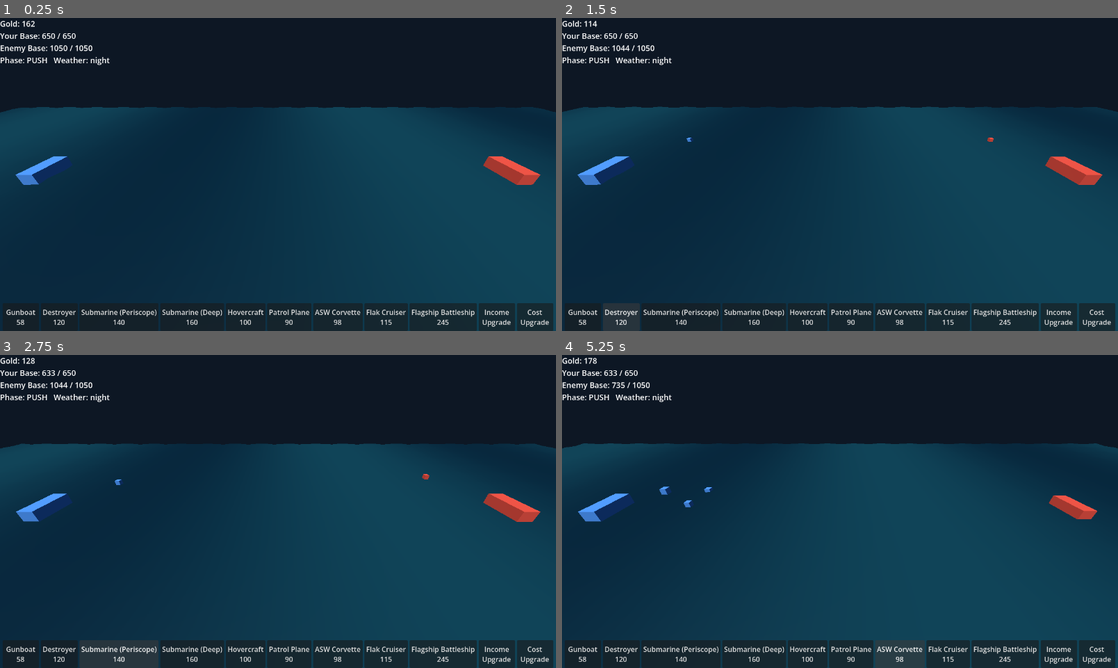
Above: before the commit, frames 1-4 (two rows, left to right).
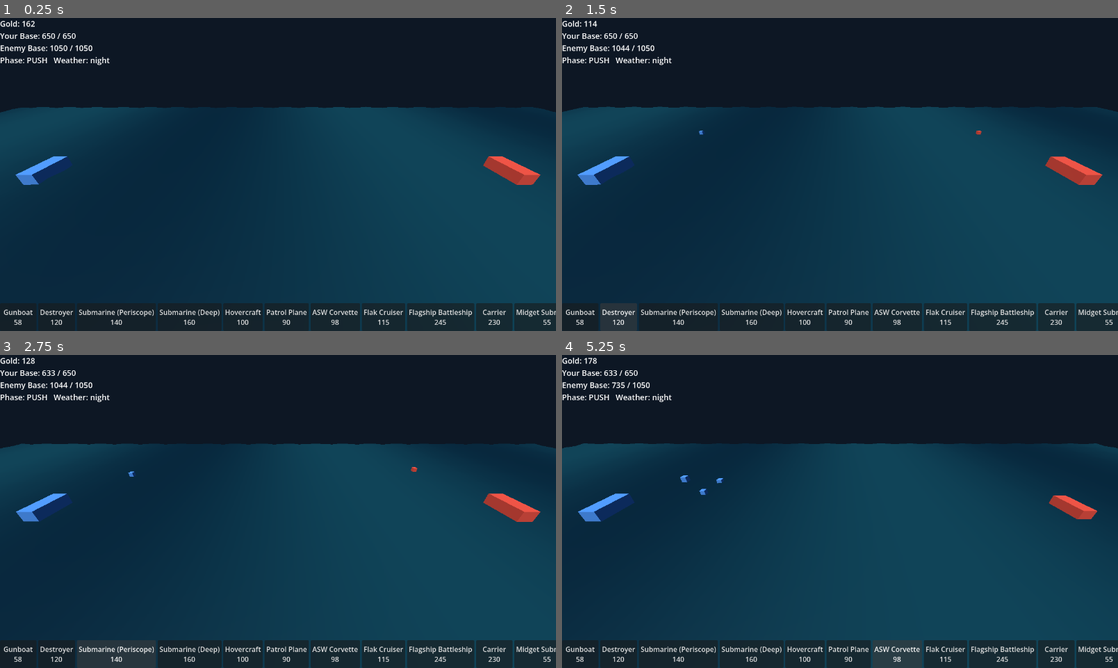
Above: after the commit, the same moments.

Repository: icomppower/iron-corridor
Game: Godot game, scene res://presentation/Main.tscn
The game is run twice, just before and just after one commit, with the same random seed, the same clock (stepped at 60 frames per second) and the same inputs.
Inputs:
- Up to frame 1 (0.25 s): no input
- Up to frame 2 (1.5 s): click "Gunboat 58" at 0.5 s; click "Destroyer 120" at 1.25 s
- Up to frame 3 (2.75 s): click "Submarine (Periscope) 140" at 2 s
- Up to frame 4 (5.25 s): click "Submarine (Deep) 160" at 2.75 s; click "Hovercraft 100" at 3.5 s; click "Patrol Plane 90" at 4.25 s; click "ASW Corvette 98" at 5 s

The runs differ from the first frame. In frame 1, 1.8% of the frame differs, in the area x 0-100%, y 91-100%; in frame 2, 1.9%; in frame 3, 1.9%; in frame 4, 2.1%, in the area x 0-100%, y 38-100%.

Commit message:
v0.3: expand roster to 12 units (carrier, midget_sub, minelayer)
Two deliberate rule-breakers per the doc's instruction to add off-role
units and let the balance loop judge degeneracy rather than hand-tuning
them out: midget_sub (deep, cheap/fragile glass-cannon torpedo boat) and
minelayer (surface, hits all three sub-surface layers at once but thin
per-layer). Carrier is a pure AA specialist support unit.

All 5 levels' player_roster updated; carrier + minelayer added to the
"mixed" strategy's build priority, midget_sub left mono/matchup-only per
spec. Verified carrier's weak 0.00 matchup-matrix score is a real combat
outcome (patrol_plane's higher DPS narrowly outraces carrier's HP pool
before carrier's air-only weapons can find a fresh air target), not an
engine bug.

Oracle regression check: all critical checks (1/4/5/7, Balance2/3) still
pass — only Balance1/Balance4/Balance5/Oracle6 item counts grew, which is
expected when new un-tuned units enter the matchup matrix.

Co-Authored-By: Claude Sonnet 5 <noreply@anthropic.com>
Claude-Session: https://claude.ai/code/session_01BCGCp3WSXVcaiZVoi5r9qs

Diff:
--- a/data/levels/level_01.json
+++ b/data/levels/level_01.json
@@ -19,7 +19,10 @@
     "patrol_plane",
     "corvette_asw",
     "flak_cruiser",
-    "battleship_flagship"
+    "battleship_flagship",
+    "carrier",
+    "midget_sub",
+    "minelayer"
   ],
   "boss_id": "potomac",
   "boss_trigger_hp_pct": 0.4,
--- a/data/levels/level_02.json
+++ b/data/levels/level_02.json
@@ -20,7 +20,10 @@
     "patrol_plane",
     "corvette_asw",
     "flak_cruiser",
-    "battleship_flagship"
+    "battleship_flagship",
+    "carrier",
+    "midget_sub",
+    "minelayer"
   ],
   "boss_id": "potomac",
   "boss_trigger_hp_pct": 0.4,
--- a/data/levels/level_03.json
+++ b/data/levels/level_03.json
@@ -22,7 +22,10 @@
     "patrol_plane",
     "corvette_asw",
     "flak_cruiser",
-    "battleship_flagship"
+    "battleship_flagship",
+    "carrier",
+    "midget_sub",
+    "minelayer"
   ],
   "boss_id": "potomac",
   "boss_trigger_hp_pct": 0.4,
--- a/data/levels/level_04.json
+++ b/data/levels/level_04.json
@@ -24,7 +24,10 @@
     "patrol_plane",
     "corvette_asw",
     "flak_cruiser",
-    "battleship_flagship"
+    "battleship_flagship",
+    "carrier",
+    "midget_sub",
+    "minelayer"
   ],
   "boss_id": "dreadnought",
   "boss_trigger_hp_pct": 0.4,
--- a/data/levels/level_05.json
+++ b/data/levels/level_05.json
@@ -24,7 +24,10 @@
     "patrol_plane",
     "corvette_asw",
     "flak_cruiser",
-    "battleship_flagship"
+    "battleship_flagship",
+    "carrier",
+    "midget_sub",
+    "minelayer"
   ],
   "boss_id": "dreadnought",
   "boss_trigger_hp_pct": 0.4,
--- a/data/units/units.json
+++ b/data/units/units.json
@@ -160,5 +160,43 @@
     ],
     "flagship": true,
     "boss_damage_mult": 1.25
+  },
+  {
+    "id": "carrier",
+    "name": "Carrier",
+    "layer": "surface",
+    "cost": 230,
+    "spawn_time": 10.0,
+    "hp": 180.0,
+    "attack": 20.0,
+    "weapon": "flak",
+    "detect": ["surface", "air"],
+    "targets": ["air"]
+  },
+  {
+    "id": "midget_sub",
+    "name": "Midget Submarine",
+    "layer": "deep",
+    "cost": 55,
+    "spawn_time": 3.0,
+    "hp": 18.0,
+    "attack": 26.0,
+    "weapon": "torpedo",
+    "detect": ["surface"],
+    "targets": ["surface"],
+    "rule_breaker": true
+  },
+  {
+    "id": "minelayer",
+    "name": "Minelayer",
+    "layer": "surface",
+    "cost": 110,
+    "spawn_time": 6.0,
+    "hp": 70.0,
+    "attack": 10.0,
+    "weapon": "mine",
+    "detect": ["surface", "periscope", "deep"],
+    "targets": ["surface", "periscope", "deep"],
+    "rule_breaker": true
   }
 ]
--- a/sim/strategies.gd
+++ b/sim/strategies.gd
@@ -18,7 +18,7 @@
 		"turtle":
 			_spend_weighted(side, catalog, economy, tick, ["destroyer", "destroyer", "corvette_asw", "flak_cruiser"])
 		"mixed":
-			_spend_weighted(side, catalog, economy, tick, ["gunboat", "corvette_asw", "destroyer", "flak_cruiser", "submarine_shallow", "hovercraft", "INCOME", "battleship_flagship"])
+			_spend_weighted(side, catalog, economy, tick, ["gunboat", "corvette_asw", "destroyer", "flak_cruiser", "submarine_shallow", "hovercraft", "minelayer", "INCOME", "battleship_flagship", "carrier"])
 		"level_ai":
 			_spend_weighted(side, catalog, economy, tick, ["gunboat", "destroyer", "submarine_shallow", "hovercraft", "corvette_asw", "flak_cruiser", "INCOME"])
 		_:
